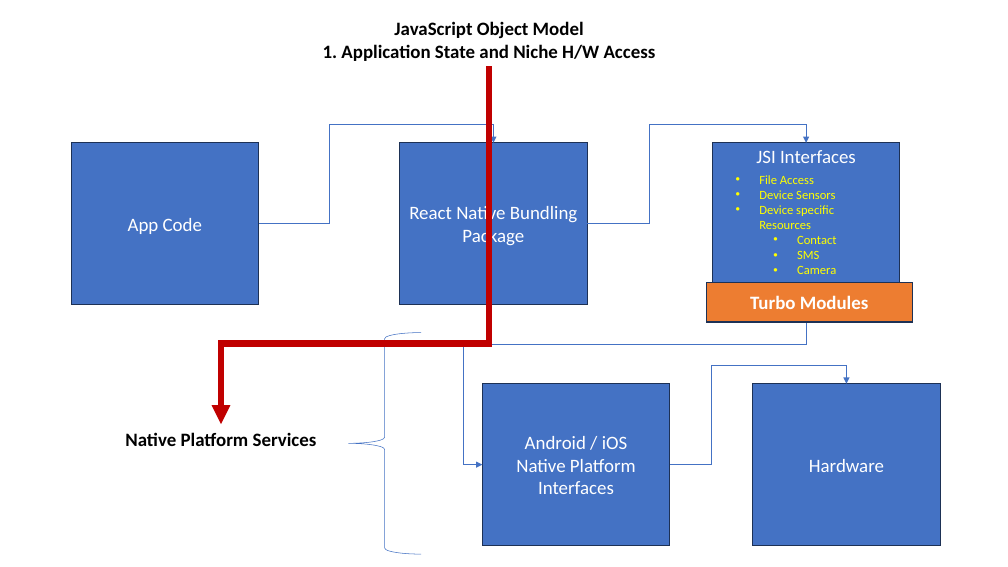
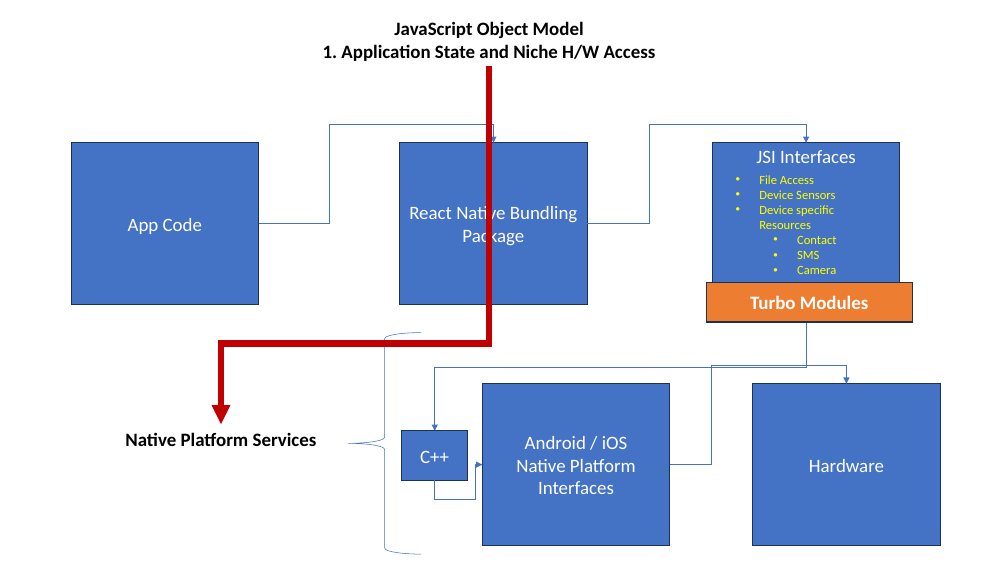
Before and after one commit to maheshsabnis/coreflexreactnative, a slide deck: slide 5 of Images.pptx. Drawn at 1008x567 pixels with LibreOffice and Linux fonts; fonts in the diff are those of the drawing. Boxes give left, top, right and bottom in pixels: in the first picture for what was removed or moved away, otherwise in the second. Text is boxed around its words. In the diff, an @@ line names an element or a change of style, - is before the commit and + after.

```diff
--- a/Images.pptx
+++ b/Images.pptx
@@ elbow arrow moved from (806, 305) - (482, 465) to (806, 305) - (435, 431) @@
@@ rectangle added at [402, 431, 467, 480], fill #4472C4, outline #1E3256 1 pt, 18 pt, text #FFFFFF @@
+C++
@@ elbow arrow added from (435, 480) to (482, 465), #4472C4 0.5 pt @@
```
Also in this commit, not shown: 2 slides added, 1 other file.
